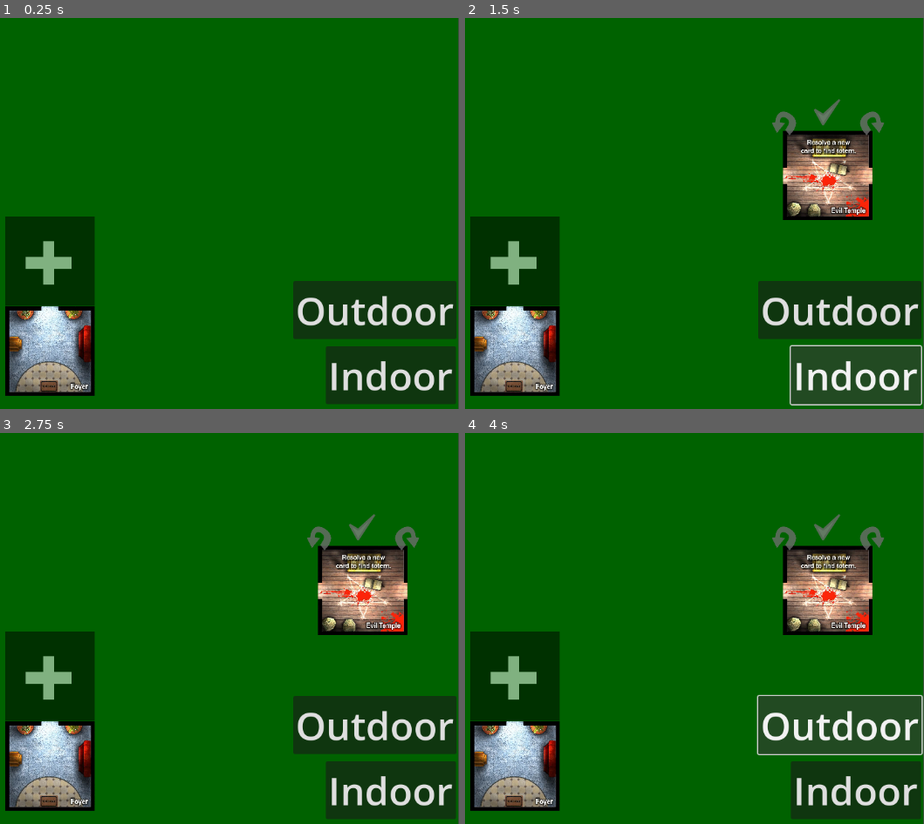
Above: before the commit, frames 1-4 (two rows, left to right).
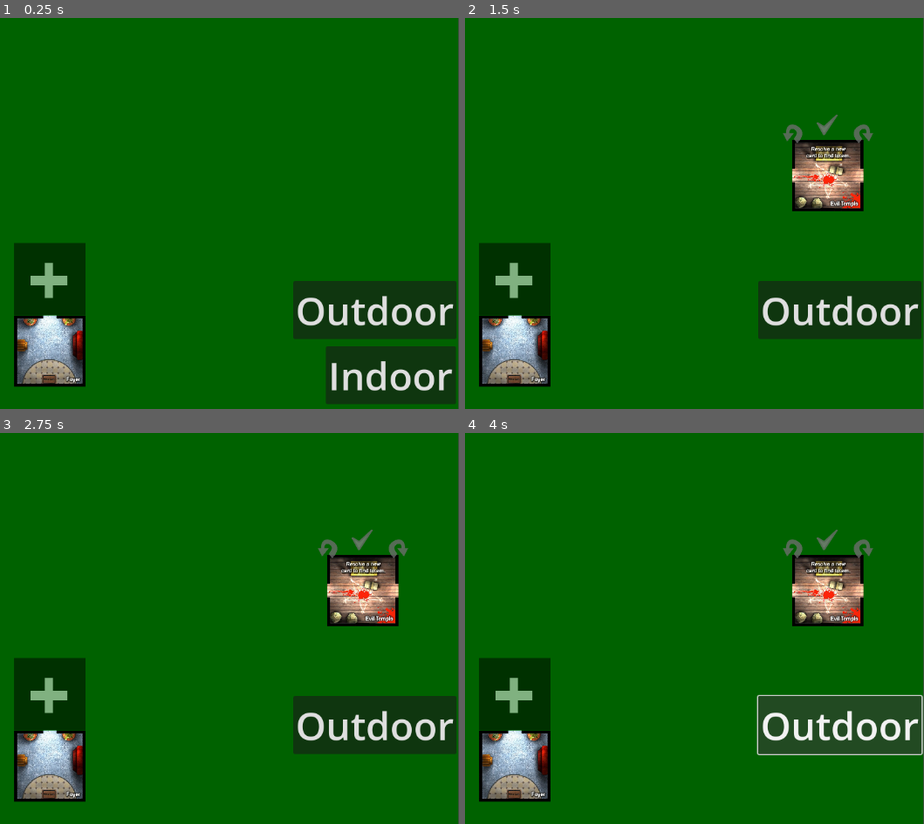
Above: after the commit, the same moments.

Repository: angelaliuyl/godot-zimp
Game: Godot game, scene res://main.tscn
The game is run twice, just before and just after one commit, with the same random seed, the same clock (stepped at 60 frames per second) and the same inputs.
Inputs (mouse positions are in pixels of both pictures, inside the frame that each line leads up to; where the layout moved, square brackets give the same spot in the first picture):
- Up to frame 1 (0.25 s): no input
- Up to frame 2 (1.5 s): click (515, 350) at 0.5 s; click "Indoor" at 1.25 s
- Up to frame 3 (2.75 s): click (362, 538) [362, 526] at 2 s
- Up to frame 4 (4 s): click (827, 538) [827, 526] at 2.75 s; click "Outdoor" at 3.5 s

The runs differ from the first frame. In frame 1, 6.0% of the frame differs, in the area x 1-21%, y 50-97%; in frame 2, 15%, in the area x 1-100%, y 20-100%; in frame 3, 15%; in frame 4, 15%.

Commit message:
Finalised tile placement logic
* Tile now can only be finalised when doorways match
* Only allow generation of new tile when existing tile has been placed

Diff:
--- a/main.gd
+++ b/main.gd
@@ -1,5 +1,7 @@
 extends Node2D
 @export var tile_scene: PackedScene
+
+var is_placing_tile = false
 
 #TODO read this from a file or from directory
 var indoor_deck = ["bathroom", "bedroom", "diningroom", "eviltemple",
@@ -29,10 +31,16 @@
 		add_child(indoor_tile_generation(indoor_deck.pop_front()))
 	if indoor_deck.size() <= 0:
 		print("no indoor tiles left")
-		$"HUD/Indoor button".hide()
+	$"HUD/Indoor button".hide()
 
 func indoor_tile_generation(tile_name):
 	var indoor_tile = tile_scene.instantiate()
 	indoor_tile.position = $NewTileMarker.position
 	indoor_tile.load_texture(tile_name)
+	indoor_tile.tile_placed.connect(tile_final_placed)
 	return indoor_tile
+
+func tile_final_placed():
+	$"HUD/Indoor button".show()
+
+#TODO add option to make new doorway when no doorways available
--- a/room_tile.gd
+++ b/room_tile.gd
@@ -1,6 +1,8 @@
 extends CharacterBody2D
 
 @export var tile_placement_scene : PackedScene
+
+signal tile_placed
 
 var dragging = false
 var offset = Vector2.ZERO
@@ -100,22 +102,29 @@
 	doorway  = _rotate_array_cw(doorway, 1)
 
 func _on_tile_ui_mark_done():
+	#TODO stop being able to place if the doorways don't line up
 	if is_placed_in_spot:
-		placed = true
-		$TileUI.hide()
+		if drop_space_body_ref != null:
+			# first check if the move is valid
+			var own_space = (drop_space_body_ref.pos_direction + 2) % 4
+			if !doorway[own_space]:
+				return
 
-		if drop_space_body_ref != null:
 			# set own space to filled corresponding to other tile
-			var own_space = (drop_space_body_ref.pos_direction + 2) % 4
 			doorway[own_space] = false
 			print("Spaces after being placed:")
 			print(doorway)
 
 			# turn off snapping body
 			drop_space_body_ref.queue_free()
+
+			tile_placed.emit()
+
 		# generate tile placement spaces
 		_spawn_tile_snapping_spaces()
 		$CollisionShape2D.set_deferred("disabled", 1)
+		placed = true
+		$TileUI.hide()
 
 func _spawn_tile_snapping_spaces():
 	var placementSpace = tile_placement_scene.instantiate()
@@ -171,6 +180,7 @@
 		if is_inside_dropable:
 			is_inside_dropable = false
 
+#TODO this might not be needed anymore, consider removing
 func room_tile_placed(pos_dir):
 	doorway[pos_dir] = false
 	var child_nodes = get_children()
--- a/room_tile.tscn
+++ b/room_tile.tscn
@@ -12,13 +12,14 @@
 size = Vector2(593, 593)
 
 [node name="Tile" type="CharacterBody2D" groups=["draggable"]]
+scale = Vector2(0.8, 0.8)
 disable_mode = 1
 input_pickable = true
 script = ExtResource("1_hlr76")
 tile_placement_scene = ExtResource("4_ubyep")
 metadata/_edit_group_ = true
 
-[node name="CollisionShape2D" type="CollisionShape2D" parent="."]
+[node name="CollisionShape2D" type="CollisionShape2D" parent="." groups=["player_tile"]]
 scale = Vector2(0.25, 0.25)
 shape = SubResource("RectangleShape2D_8knk0")
 debug_color = Color(0, 0.6, 0.701961, 0.419608)
--- a/tile_ui.gd
+++ b/tile_ui.gd
@@ -8,19 +8,15 @@
 func _ready():
 	pass # Replace with function body.
 
-
 # Called every frame. 'delta' is the elapsed time since the previous frame.
 func _process(delta):
 	pass
 
-
 func _on_turn_left_pressed():
 	turn_left.emit()
-
 
 func _on_turn_right_pressed():
 	turn_right.emit()
 
-
 func _on_done_pressed():
 	mark_done.emit()
